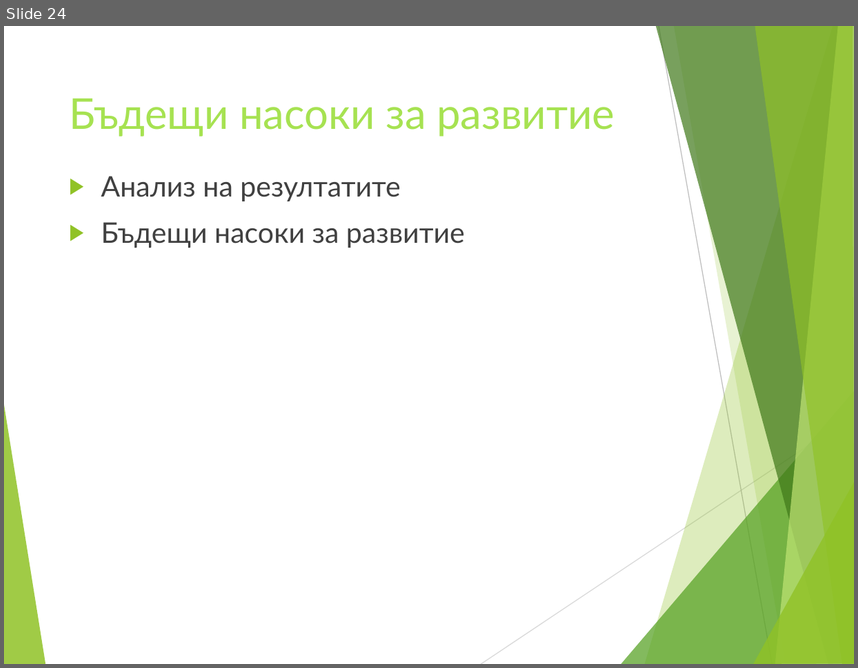
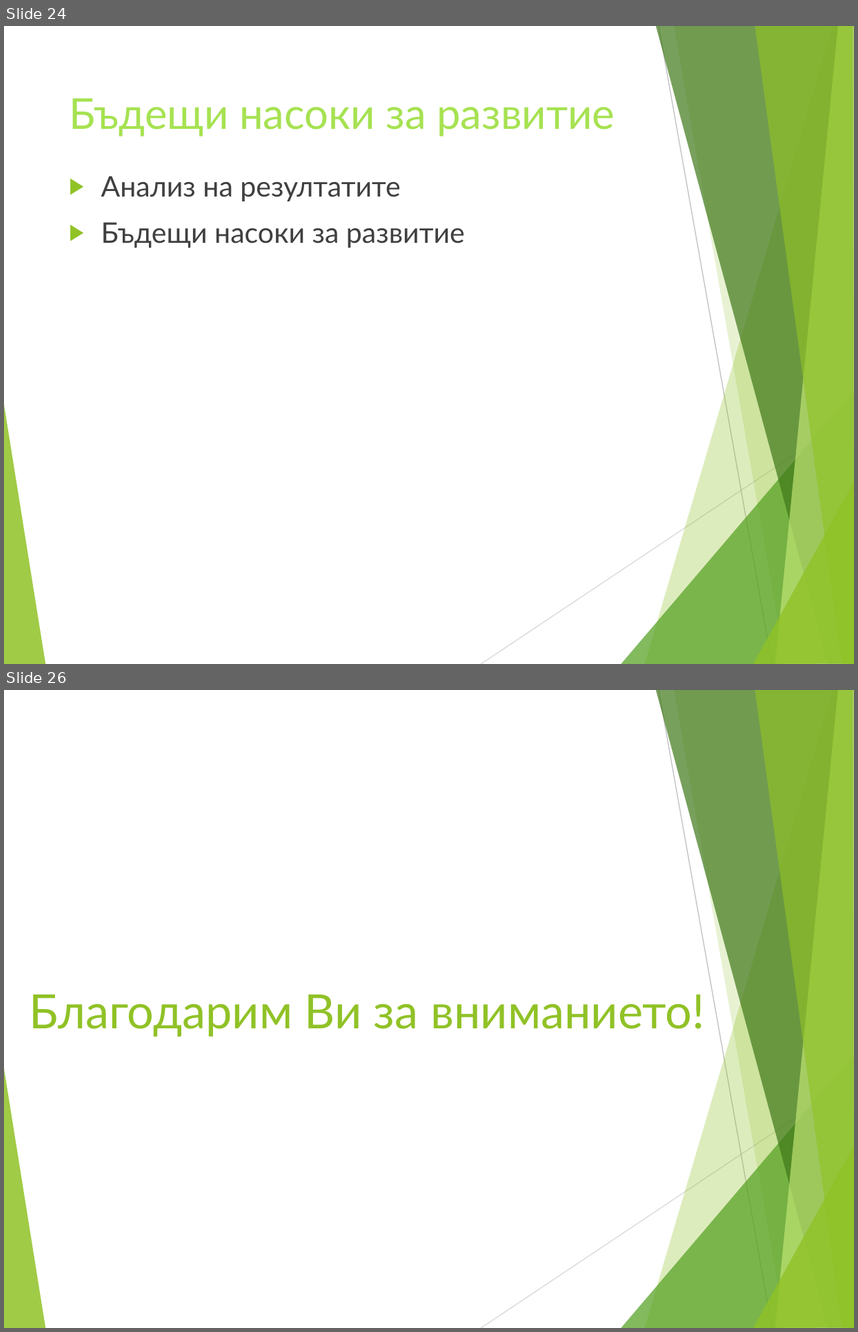
Before and after one commit to ivanchuchulski/fmi-requirements-analisys, a slide deck: rezervito-hw-05/Rezervito_Presentation_62121_62151_62167.pptx. Shown one above the other, each under a label of ours: slide 24 before the commit, slides 24 and 26 after it; the slides between them are not shown. The pictures are 858x668 and 858x1332 pixels, drawn with LibreOffice and Linux fonts; fonts in the diff are those of the drawing. Boxes give left, top, right and bottom in pixels: in the first picture for what was removed or moved away, otherwise in the second. Text is boxed around its words. In the diff, an @@ line names an element or a change of style, - is before the commit and + after.

```diff
--- a/rezervito-hw-05/Rezervito_Presentation_62121_62151_62167.pptx
+++ b/rezervito-hw-05/Rezervito_Presentation_62121_62151_62167.pptx
@@ slide 26 added at (4, 690, 854, 1328), background #FFFFFF; not listed: 10 template elements that a slide beside it also shows @@
@@ title added at (30, 994, 705, 1036), 40 pt, text #90C226 @@
+Благодарим Ви за вниманието!
```
Also in this commit, not shown: 1 slide changed.
